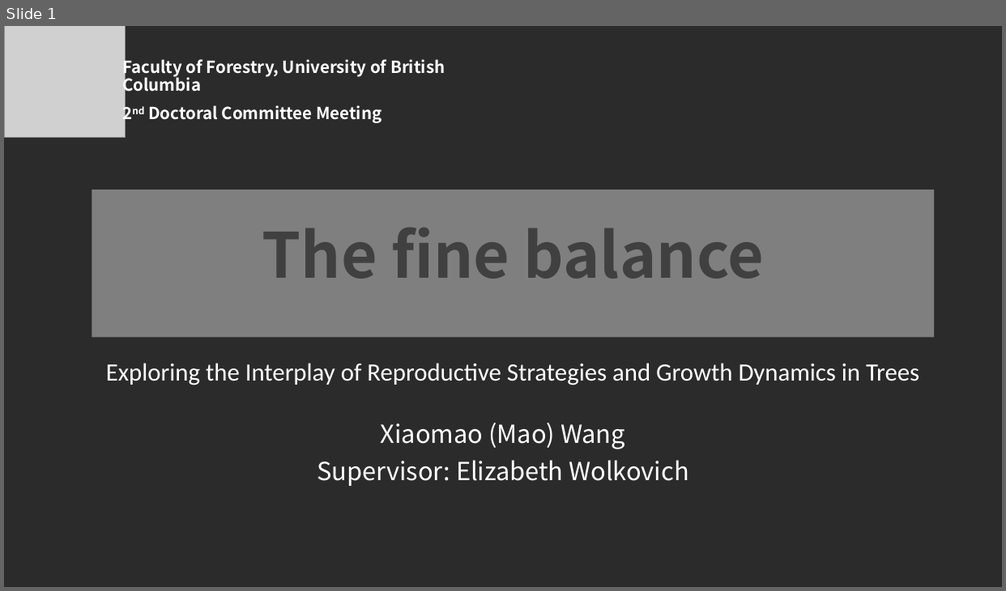
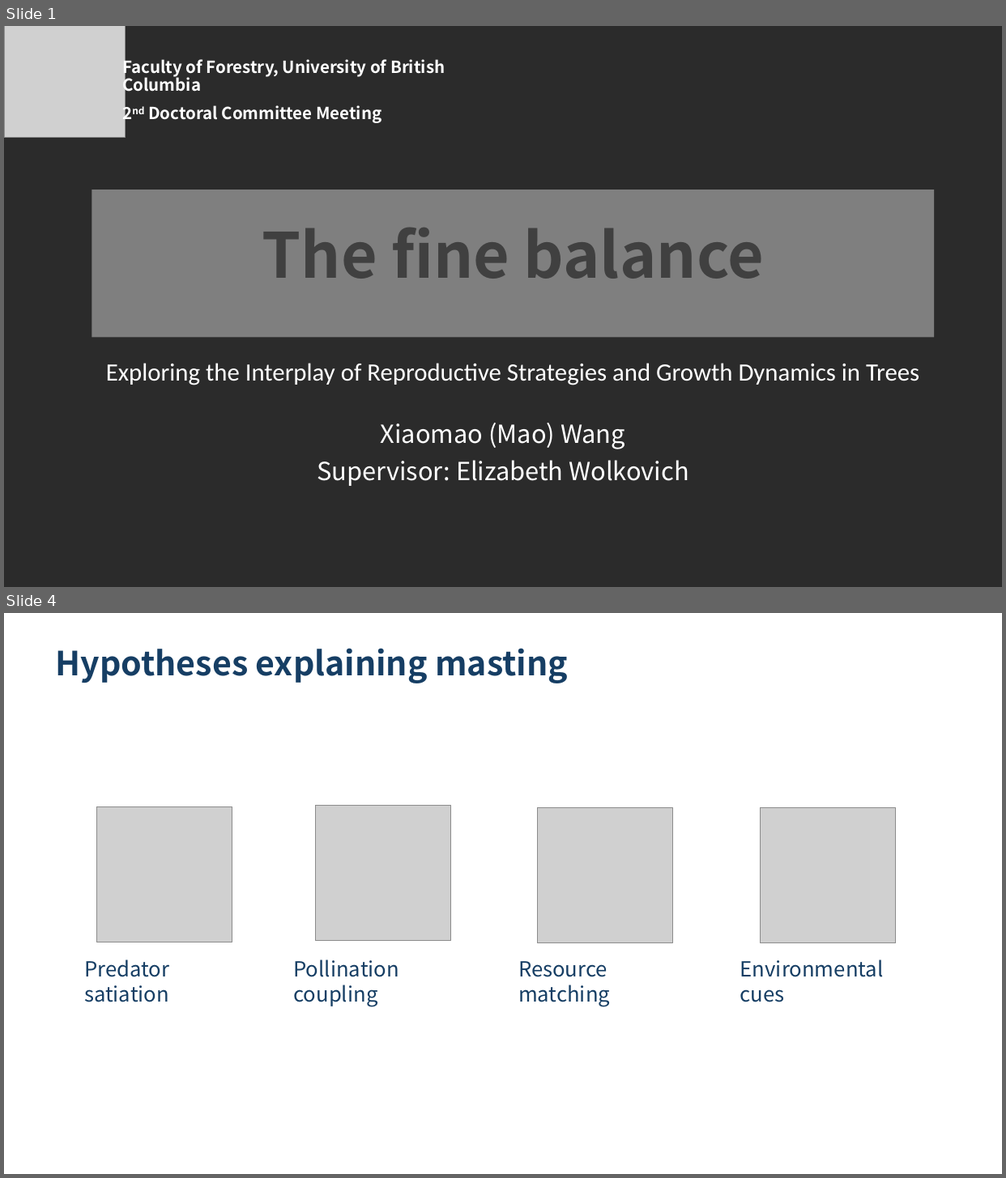
Before and after one commit to wangxm-forest/PhD, a slide deck: committee/secondCommitteeMeeting.pptx. Shown one above the other, each under a label of ours: slide 1 before the commit, slides 1 and 4 after it; the slides between them are not shown. The pictures are 1006x591 and 1006x1178 pixels, drawn with LibreOffice and Linux fonts; fonts in the diff are those of the drawing; grey boxes stand for pictures; background and template pictures are left out; a plain dark background stands for a picture behind light text. Boxes give left, top, right and bottom in pixels: in the first picture for what was removed or moved away, otherwise in the second. Text is boxed around its words. In the diff, an @@ line names an element or a change of style, - is before the commit and + after.

```diff
--- a/committee/secondCommitteeMeeting.pptx
+++ b/committee/secondCommitteeMeeting.pptx
@@ slide 4 added at [4,613,1002,1174], background picture (left out) @@
@@ rectangle added at [33,644,974,1143], fill #FFFFFF at 75% opacity @@
@@ text added at [56,648,568,683], 32 pt, text #163E64, bold @@
+Hypotheses explaining masting
@@ picture added at [97,807,232,943] @@
@@ picture added at [315,806,451,941] @@
@@ picture added at [537,808,672,944] @@
@@ picture added at [761,808,897,944] @@
@@ text added at [84,960,169,1003], 20 pt, text #163E64 @@
+Predator satiation
@@ text added at [293,960,399,1007], 20 pt, text #163E64 @@
+Pollination coupling
@@ text added at [518,961,610,1007], 20 pt, text #163E64 @@
+Resource matching
@@ text added at [740,960,884,1003], 20 pt, text #163E64 @@
+Environmental cues
```
Also in this commit, not shown: 1 slide changed, 19 other slides added, 1 other file.
